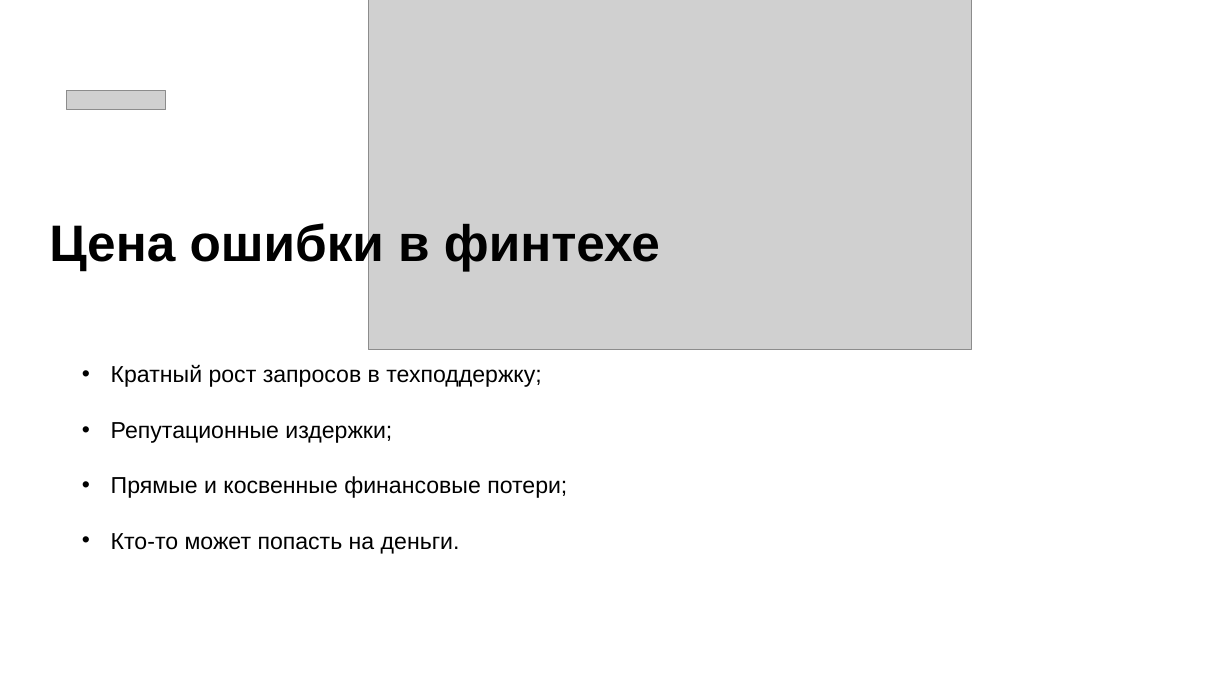
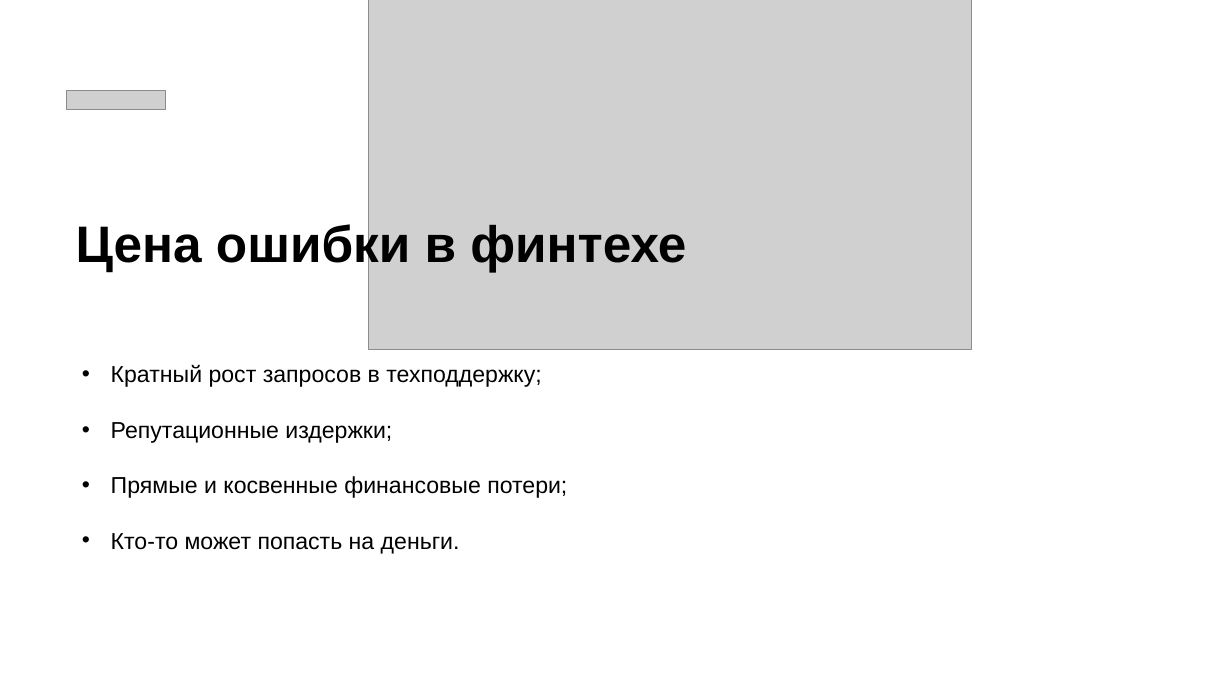
Before and after one commit to Serganbus/devfest, a slide deck: slide 13 of Презентация.pptx (slide 28 before the commit). Drawn at 1232x693 pixels with LibreOffice and Linux fonts; fonts in the diff are those of the drawing; grey boxes stand for pictures. Boxes give left, top, right and bottom in pixels: in the first picture for what was removed or moved away, otherwise in the second. Text is boxed around its words. In the diff, an @@ line names an element or a change of style, - is before the commit and + after.

```diff
--- a/Презентация.pptx
+++ b/Презентация.pptx
@@ text "Цена ошибки в финтехе": place and size @@
-text "Цена ошибки в финтехе" at [49, 220, 660, 271]
+text "Цена ошибки в финтехе" at [76, 221, 686, 272]
```
Also in this commit, not shown: 5 other slides changed, 2 slides added, 5 other files.
